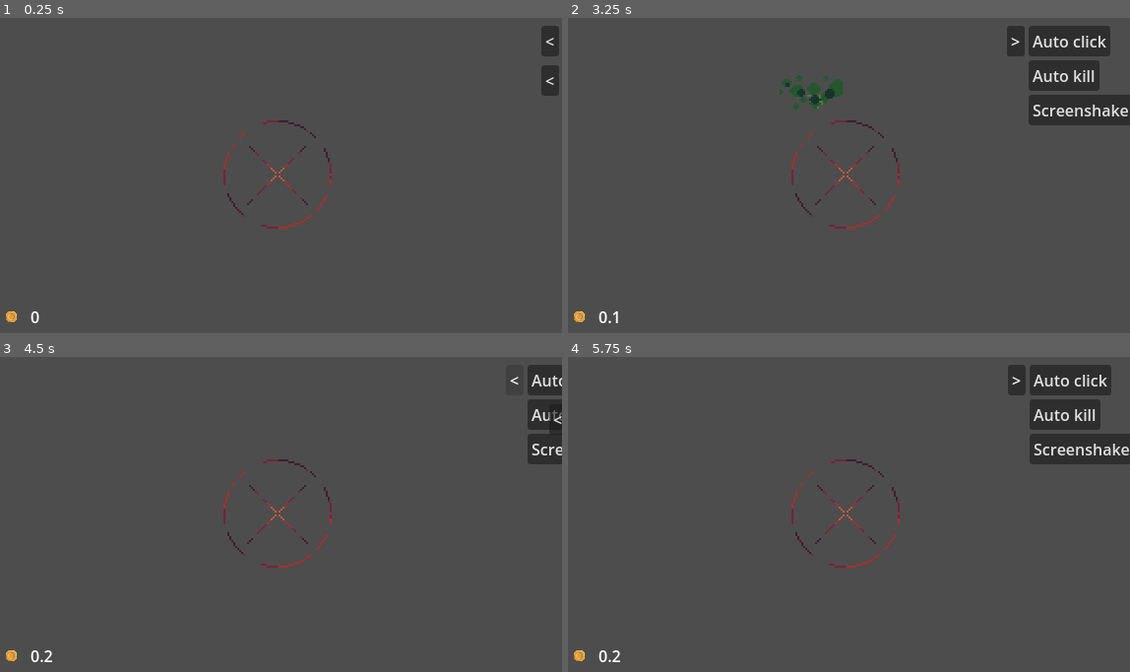
Above: before the commit, frames 1-4 (two rows, left to right).
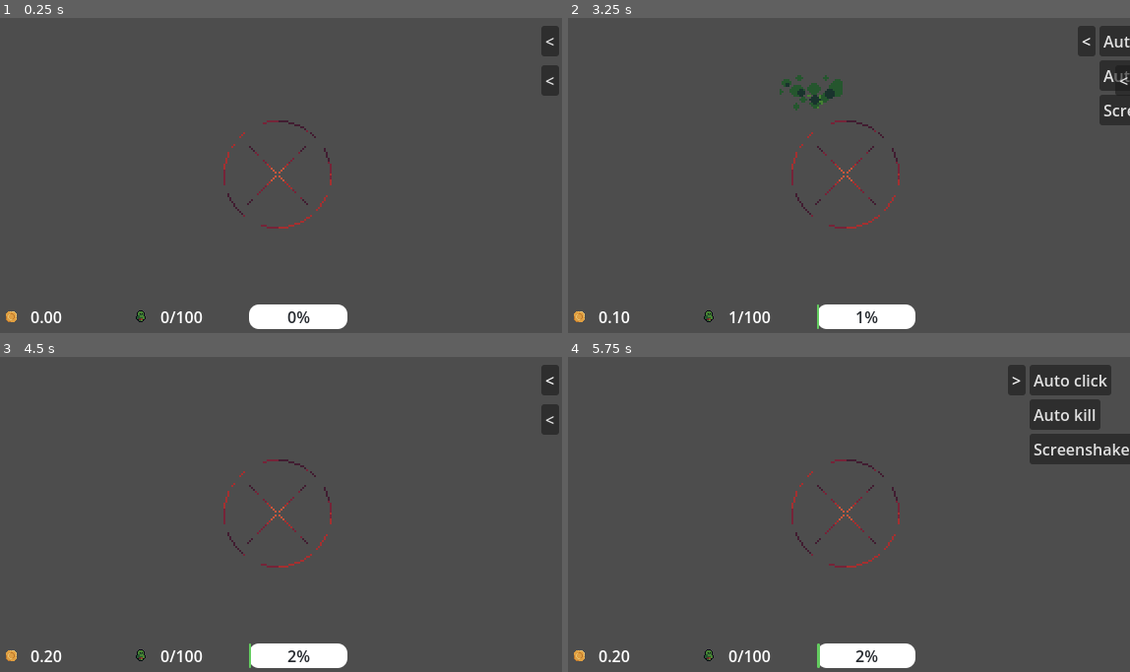
Above: after the commit, the same moments.

Repository: Jin9310/LudumDare55
Game: Godot game, scene res://NewGame/new_game.tscn
The game is run twice, just before and just after one commit, with the same random seed, the same clock (stepped at 60 frames per second) and the same inputs.
Inputs (mouse positions are in pixels of both pictures, inside the frame that each line leads up to):
- Up to frame 1 (0.25 s): no input
- Up to frame 2 (3.25 s): click "<" at 0.5 s; tap Enter (ui_accept) at 1.25, 2.75 s; drag from (849, 172) to (905, 103) at 1.27 s; drag from (809, 99) to (849, 172) at 2.02 s; move the mouse to (905, 103) at 2.77 s; hold D (move_right) from 2.78 s (still down); click (905, 103) at 2.85 s; right-click (905, 103) at 3.05 s
- Up to frame 3 (4.5 s): release D (move_right) at 3.5 s; drag from (252, 577) to (106, 464) at 3.52 s; click (438, 379) at 4.25 s, where only the run before the commit has a clickable ">"
- Up to frame 4 (5.75 s): move the mouse to (1017, 561) at 5.02 s; hold S (move_down) from 5.03 s (still down); hold F from 5.03 s (still down); click (1017, 561) at 5.17 s; tap Enter (ui_accept) at 5.27 s; right-click (1017, 561) at 5.3 s; tap A (auto_kill) at 5.65 s

The runs differ from the first frame. In frame 1, 1.6% of the frame differs, in the area x 7-62%, y 90-99%; in frame 2, 6.1%, in the area x 9-100%, y 2-99%; in frame 3, 2.9%; in frame 4, 1.6%.

Commit message:
so many changes
mainly the lower UI bar and also rmb can close upgrade menus

Diff:
--- a/HUD/hud.tscn
+++ b/HUD/hud.tscn
@@ -45,12 +45,14 @@
 unique_name_in_owner = true
 layout_mode = 2
 theme_override_styles/focus = SubResource("StyleBoxEmpty_gggxn")
+disabled = true
 text = "Auto click"
 
 [node name="auto_kill" type="CheckButton" parent="MarginContainer/VBoxContainer"]
 unique_name_in_owner = true
 layout_mode = 2
 theme_override_styles/focus = SubResource("StyleBoxEmpty_4gbqn")
+disabled = true
 text = "Auto kill"
 
 [node name="alive" type="RichTextLabel" parent="MarginContainer/VBoxContainer"]
--- a/NewGame/acolyte.gd
+++ b/NewGame/acolyte.gd
@@ -20,6 +20,8 @@
 func _ready():
 	new_game.connect("auto_kill_enabled", auto_kill_enabled)
 	SpawnUpgradesUi.connect("kill_all_pressed", auto_kill_enabled)
+	LowerBar.connect("kill_all_pressed", auto_kill_enabled)
+
 	set_random_time(3.0, 6.0) #set some basic timer
 	direction = Vector2.RIGHT.rotated(randf_range(0, TAU)) #set some basic direction
 	$AnimationPlayer.play("spawn")
--- a/UI/StaticUpgrades_ui.gd
+++ b/UI/StaticUpgrades_ui.gd
@@ -14,11 +14,27 @@
 	else:
 		%static_upgrades_btn.text = ">"
 
+
 	if GameManager.auto_click == true:
 		%auto_click_btn.tooltip_text = "Already purchased"
 
 	if GameManager.auto_kill_acolytes == true:
 		%auto_click_btn.tooltip_text = "Already purchased"
+
+	if Input.is_action_just_pressed("rmb") && static_upgrades_panel == true:
+		static_upgrades_panel = false
+		var tween: Tween = get_tree().create_tween()
+		tween.tween_property(%SpawnMargin, "position", Vector2(580,40), 0.5)
+
+
+	##disable buttons that are not purchaseable yet
+	#if GameManager.usable_money >= UpgradesManager.auto_click_price:
+	#	%auto_click_btn.disabled = true
+
+	#if GameManager.usable_money >= UpgradesManager.auto_kill_price:
+	#	%auto_kill_btn.disabled = true
+
+
 
 
 func show_hide_panel():
--- a/UI/lower_bar.gd
+++ b/UI/lower_bar.gd
@@ -1,7 +1,32 @@
 extends CanvasLayer
 
-var rounded_money = GameManager.usable_money
+signal kill_all_pressed
+
+var mouse_count: int = 0
+var kill_all_active: bool = false
+
+
 
 func _process(delta):
-	#%money.text = "Money: " + "%.2f" % rounded_money
-	%Usable_mone_lbl.text = str(GameManager.usable_money)
+	%Usable_mone_lbl.text = "%.2f" % GameManager.usable_money
+	%MinionsAlive.text = str(GameManager.current_minion_count) + "/100"
+
+	if Input.is_action_just_pressed("mouse_click"):
+		mouse_count += 1
+		%ProgressBar.value += 1
+		if mouse_count >= 250:
+			kill_all_active = true
+
+	if kill_all_active == false:
+		%Kill_all_btn.visible = false
+		%ProgressBar.visible = true
+	else:
+		%Kill_all_btn.visible = true
+		%ProgressBar.visible = false
+
+
+func _on_button_pressed():
+	emit_signal("kill_all_pressed")
+	mouse_count = 0
+	%ProgressBar.value = 0
+	kill_all_active = false
--- a/UI/lower_bar.tscn
+++ b/UI/lower_bar.tscn
@@ -1,7 +1,29 @@
-[gd_scene load_steps=3 format=3 uid="uid://bbnw8qa8ugp6g"]
+[gd_scene load_steps=7 format=3 uid="uid://bbnw8qa8ugp6g"]
 
 [ext_resource type="Texture2D" uid="uid://vfpt1m1typvx" path="res://Art/coin/coin.png" id="1_hfrvc"]
 [ext_resource type="Script" path="res://UI/lower_bar.gd" id="1_qhl0l"]
+[ext_resource type="Texture2D" uid="uid://b4c7wi6vxcbvc" path="res://Art/icons/minion_icon.png" id="3_v36sj"]
+
+[sub_resource type="StyleBoxFlat" id="StyleBoxFlat_c775j"]
+bg_color = Color(0.388235, 0.8, 0.372549, 1)
+corner_radius_top_left = 10
+corner_radius_top_right = 10
+corner_radius_bottom_right = 10
+corner_radius_bottom_left = 10
+
+[sub_resource type="StyleBoxFlat" id="StyleBoxFlat_5p22m"]
+bg_color = Color(1, 1, 1, 1)
+corner_radius_top_left = 10
+corner_radius_top_right = 10
+corner_radius_bottom_right = 10
+corner_radius_bottom_left = 10
+
+[sub_resource type="StyleBoxFlat" id="StyleBoxFlat_ixjxm"]
+bg_color = Color(0.388235, 0.8, 0.372549, 1)
+corner_radius_top_left = 10
+corner_radius_top_right = 10
+corner_radius_bottom_right = 10
+corner_radius_bottom_left = 10
 
 [node name="LowerBar" type="CanvasLayer"]
 script = ExtResource("1_qhl0l")
@@ -17,13 +39,67 @@
 
 [node name="HBoxContainer" type="HBoxContainer" parent="LowerMargin"]
 layout_mode = 2
+theme_override_constants/separation = 100
 
-[node name="TextureRect" type="TextureRect" parent="LowerMargin/HBoxContainer"]
+[node name="CoinIcon" type="TextureRect" parent="LowerMargin/HBoxContainer"]
 layout_mode = 2
 texture = ExtResource("1_hfrvc")
 stretch_mode = 2
 
-[node name="Usable_mone_lbl" type="Label" parent="LowerMargin/HBoxContainer"]
+[node name="Usable_mone_lbl" type="Label" parent="LowerMargin/HBoxContainer/CoinIcon"]
 unique_name_in_owner = true
 layout_mode = 2
+offset_left = 36.0
+offset_top = 4.0
+offset_right = 91.0
+offset_bottom = 27.0
 text = "123456"
+
+[node name="MinionIcon" type="TextureRect" parent="LowerMargin/HBoxContainer"]
+layout_mode = 2
+texture = ExtResource("3_v36sj")
+stretch_mode = 2
+
+[node name="MinionsAlive" type="Label" parent="LowerMargin/HBoxContainer/MinionIcon"]
+unique_name_in_owner = true
+layout_mode = 2
+offset_left = 36.0
+offset_top = 4.0
+offset_right = 98.0
+offset_bottom = 27.0
+text = "100/100"
+
+[node name="CanvasLayer" type="CanvasLayer" parent="LowerMargin/HBoxContainer"]
+
+[node name="Kill_all_btn" type="Button" parent="LowerMargin/HBoxContainer/CanvasLayer"]
+unique_name_in_owner = true
+visible = false
+offset_left = 276.0
+offset_top = 292.0
+offset_right = 332.0
+offset_bottom = 324.0
+theme_override_colors/font_color = Color(0.152941, 0.168627, 0.188235, 1)
+theme_override_styles/normal = SubResource("StyleBoxFlat_c775j")
+text = "Kill All"
+
+[node name="ProgressBar" type="ProgressBar" parent="LowerMargin/HBoxContainer/CanvasLayer"]
+unique_name_in_owner = true
+custom_minimum_size = Vector2(100, 25)
+anchors_preset = 7
+anchor_left = 0.5
+anchor_top = 1.0
+anchor_right = 0.5
+anchor_bottom = 1.0
+offset_left = -30.0
+offset_top = -29.0
+offset_right = 70.0
+offset_bottom = -4.0
+grow_horizontal = 2
+grow_vertical = 0
+theme_override_colors/font_color = Color(0.152941, 0.168627, 0.188235, 1)
+theme_override_styles/background = SubResource("StyleBoxFlat_5p22m")
+theme_override_styles/fill = SubResource("StyleBoxFlat_ixjxm")
+max_value = 250.0
+step = 1.0
+
+[connection signal="pressed" from="LowerMargin/HBoxContainer/CanvasLayer/Kill_all_btn" to="." method="_on_button_pressed"]
--- a/UI/spawn_upgrades_ui.gd
+++ b/UI/spawn_upgrades_ui.gd
@@ -21,6 +21,12 @@
 		%static_upgrades_btn.text = "<"
 	else:
 		%static_upgrades_btn.text = ">"
+
+	if Input.is_action_just_pressed("rmb") && static_upgrades_panel == true:
+		static_upgrades_panel = false
+		var tween: Tween = get_tree().create_tween()
+		tween.tween_property(%SpawnMargin, "position", Vector2(580,40), 0.5)
+
 
 func show_hide_panel():
 	var tween: Tween = get_tree().create_tween()
--- a/UI/spawn_upgrades_ui.tscn
+++ b/UI/spawn_upgrades_ui.tscn
@@ -67,6 +67,7 @@
 
 [node name="kill_all_btn" type="Button" parent="SpawnMargin/HBoxContainer/MarginContainer/HBoxContainer/VBoxContainer"]
 unique_name_in_owner = true
+visible = false
 layout_mode = 2
 size_flags_horizontal = 0
 size_flags_vertical = 0
--- a/project.godot
+++ b/project.godot
@@ -153,6 +153,11 @@
 "events": [Object(InputEventKey,"resource_local_to_scene":false,"resource_name":"","device":-1,"window_id":0,"alt_pressed":false,"shift_pressed":false,"ctrl_pressed":false,"meta_pressed":false,"pressed":false,"keycode":0,"physical_keycode":72,"key_label":0,"unicode":104,"echo":false,"script":null)
 ]
 }
+rmb={
+"deadzone": 0.5,
+"events": [Object(InputEventMouseButton,"resource_local_to_scene":false,"resource_name":"","device":-1,"window_id":0,"alt_pressed":false,"shift_pressed":false,"ctrl_pressed":false,"meta_pressed":false,"button_mask":2,"position":Vector2(203, 25),"global_position":Vector2(207, 66),"factor":1.0,"button_index":2,"canceled":false,"pressed":true,"double_click":false,"script":null)
+]
+}
 
 [layer_names]
 
Binary file added: Art/SourceFiles/minion_icon.gif
Binary file added: Art/icons/minion_icon.png
Not shown, added: Art/icons/minion_icon.png.import
